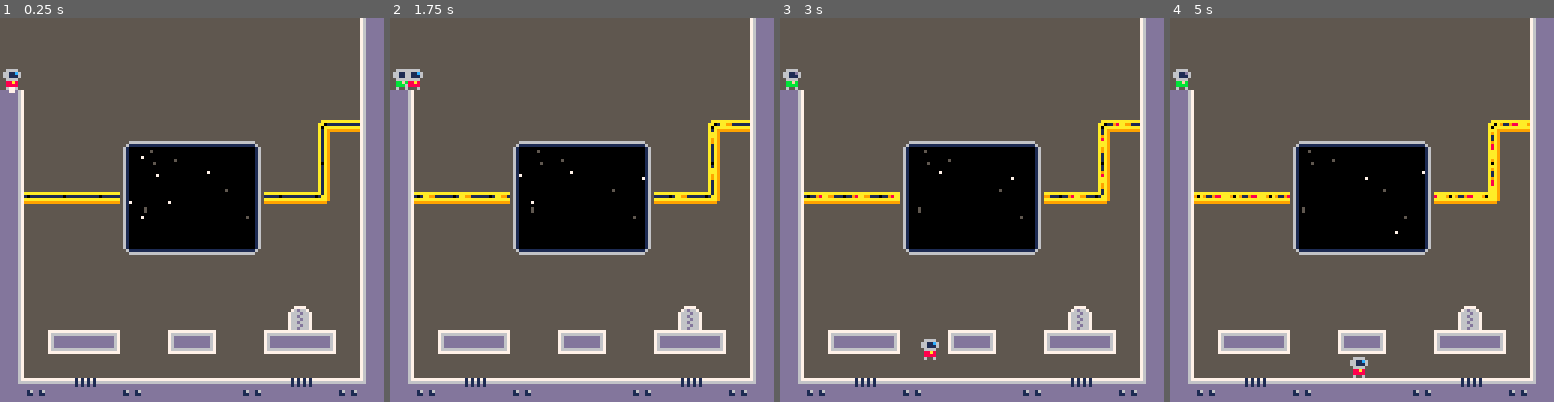
Above: before the commit, frames 1-4 (left to right).
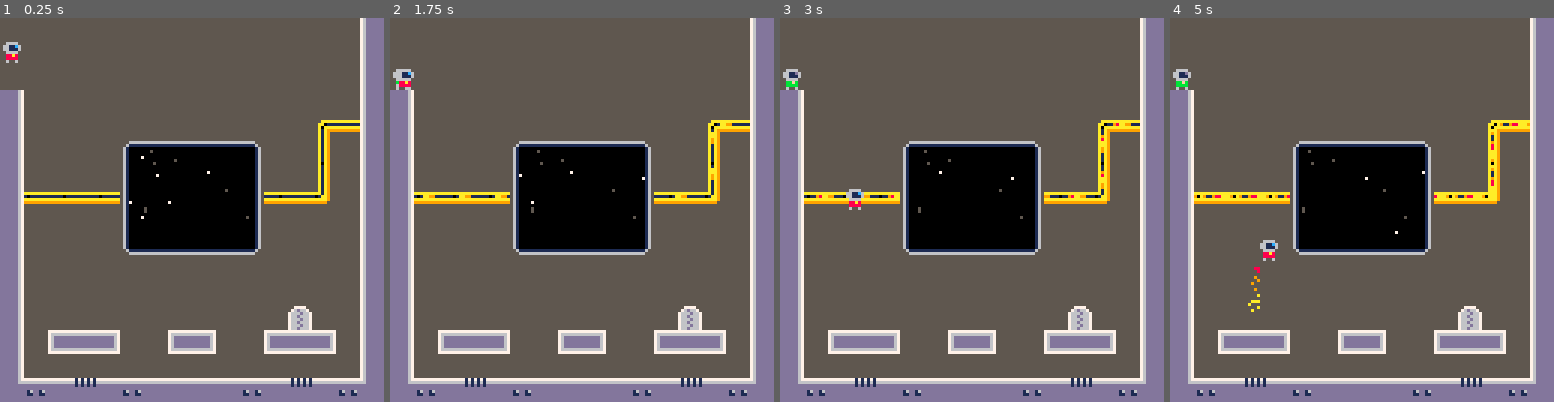
Above: after the commit, the same moments.

Repository: jgradim/gameoff-2020
Game: PICO-8 cartridge moonshot.p8
The game is run twice, just before and just after one commit, with the same random seed, the same clock (stepped at 60 frames per second) and the same inputs.
Inputs:
- Up to frame 1 (0.25 s): no input
- Up to frame 2 (1.75 s): tap X (X key) at 0.33, 1.07 s; tap O (Z key) at 0.7, 1.7 s; hold Right from 1.6 s (still down)
- Up to frame 3 (3 s): tap X (X key) at 1.85, 2.97 s; release Right at 2.1 s; tap O (Z key) at 2.1, 2.5, 2.9 s; hold Up 2.15-2.42 s; hold Right from 2.47 s (still down)
- Up to frame 4 (5 s): release Right at 3.03 s; hold Left 3.08-3.58 s; tap O (Z key) every 0.4 s from 3.3 to 4.9 s; hold Down 3.63-3.97 s; hold Right 4.02-4.68 s; tap X (X key) at 4.08 s; hold Up from 4.73 s (still down)

The runs differ from the first frame. In frame 1, 0.4% of the frame differs, in the area x 0-6%, y 6-20%; in frame 2, 0.2%; in frame 3, 0.4%; in frame 4, 0.5%, in the area x 20-52%, y 57-94%.

Commit message:
Switch to 30fps

Diff:
--- a/moonshot.p8
+++ b/moonshot.p8
@@ -126,8 +126,8 @@
  init_lights(0,0)
 end
 
-fps=60
-function _update60()
+fps=30
+function _update()
  handle_input(p)
 
  update_player(p)
